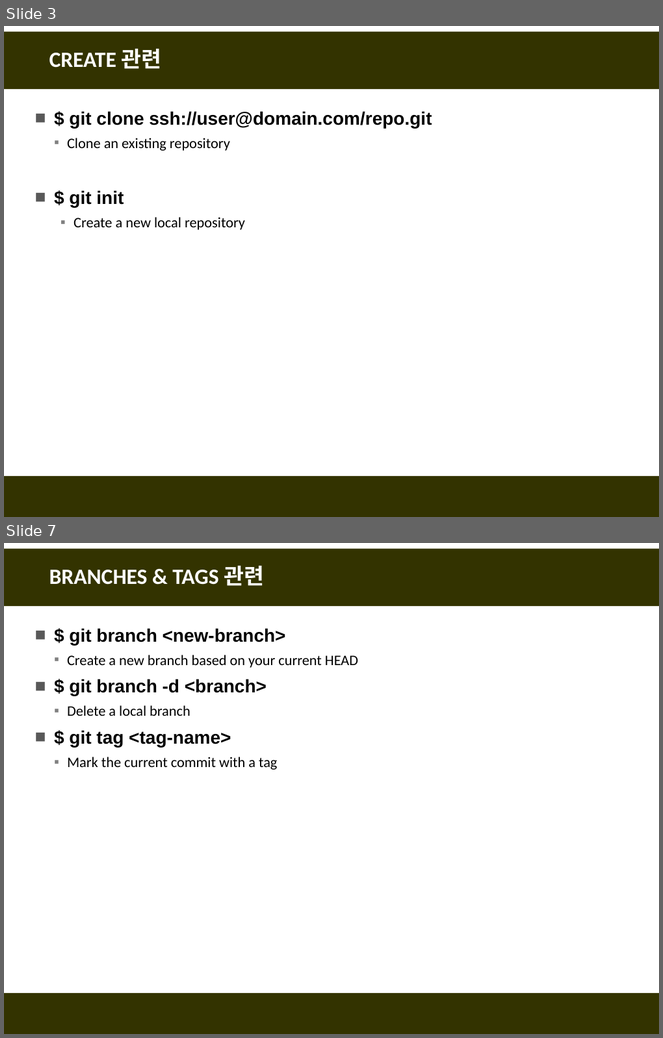
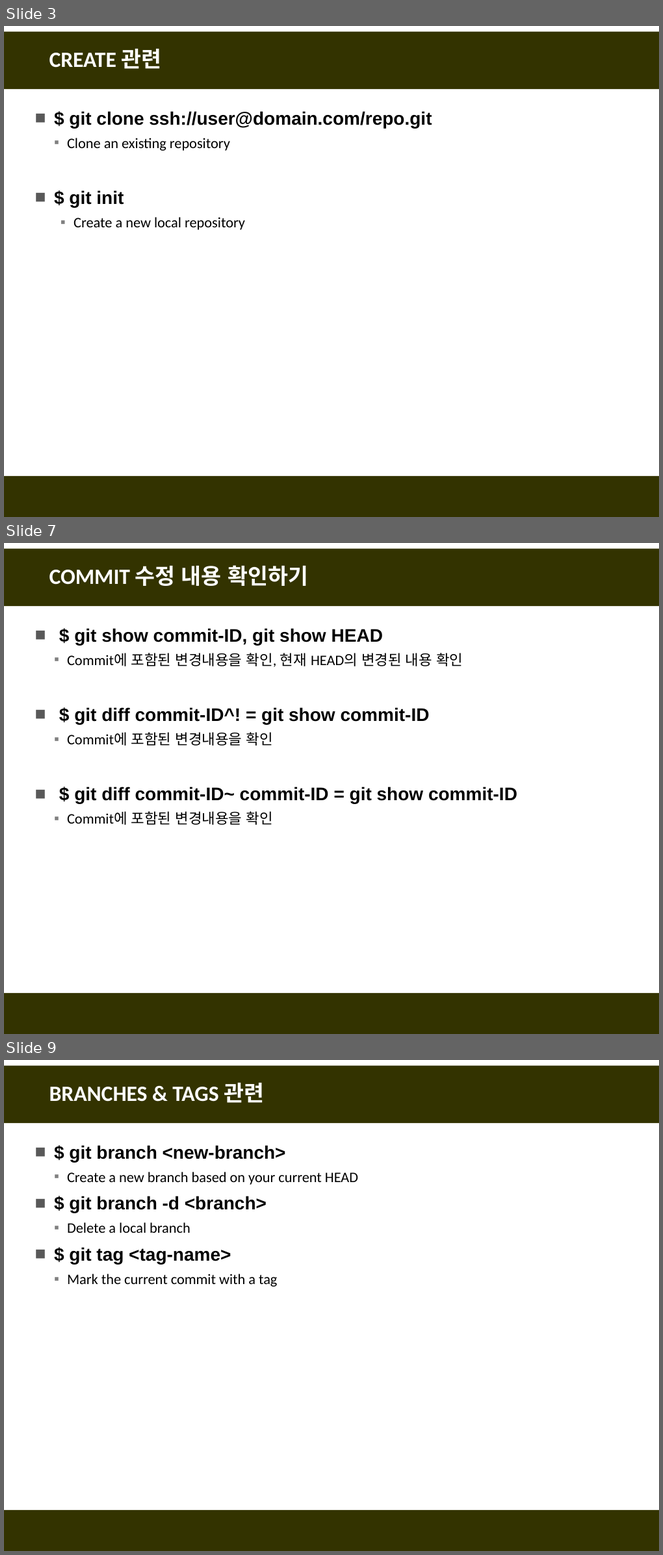
Before and after one commit to fasthill/github-lecture, a slide deck: git및github첫걸음11-명령어모음.pptx. Shown one above the other, each under a label of ours: slides 3 and 7 before the commit, slides 3, 7 and 9 after it; the slides between them are not shown. The pictures are 663x1038 and 663x1555 pixels, drawn with LibreOffice and Linux fonts; fonts in the diff are those of the drawing. Boxes give left, top, right and bottom in pixels: in the first picture for what was removed or moved away, otherwise in the second. Text is boxed around its words. In the diff, an @@ line names an element or a change of style, - is before the commit and + after.

```diff
--- a/git및github첫걸음11-명령어모음.pptx
+++ b/git및github첫걸음11-명령어모음.pptx
@@ slide 7 added at bbox=[4, 543, 659, 1034], background #FFFFFF; not listed: 2 template elements that a slide beside it also shows @@
@@ title added at bbox=[50, 565, 308, 586], 24 pt, text #FFFFFF, bold @@
+COMMIT 수정 내용 확인하기
@@ text added at bbox=[67, 628, 518, 825], 20 pt, text #000000, bold @@
+■ $ git show commit-ID, git show HEAD
+  ▪ Commit에 포함된 변경내용을 확인, 현재 HEAD의 변경된 내용 확인
+■ $ git diff commit-ID^! = git show commit-ID
+  ▪ Commit에 포함된 변경내용을 확인
+■ $ git diff commit-ID~ commit-ID = git show commit-ID
+  ▪ Commit에 포함된 변경내용을 확인
@@ what was slide 7 is now slide 9 @@
```
Also in this commit, not shown: 3 slides changed, 1 other slide added.
